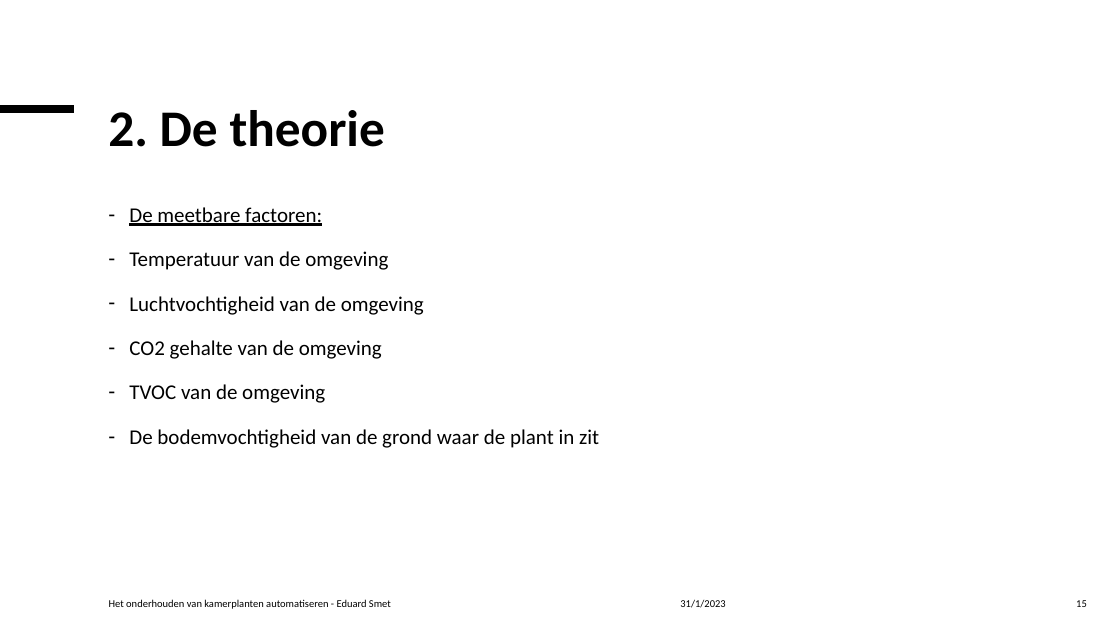
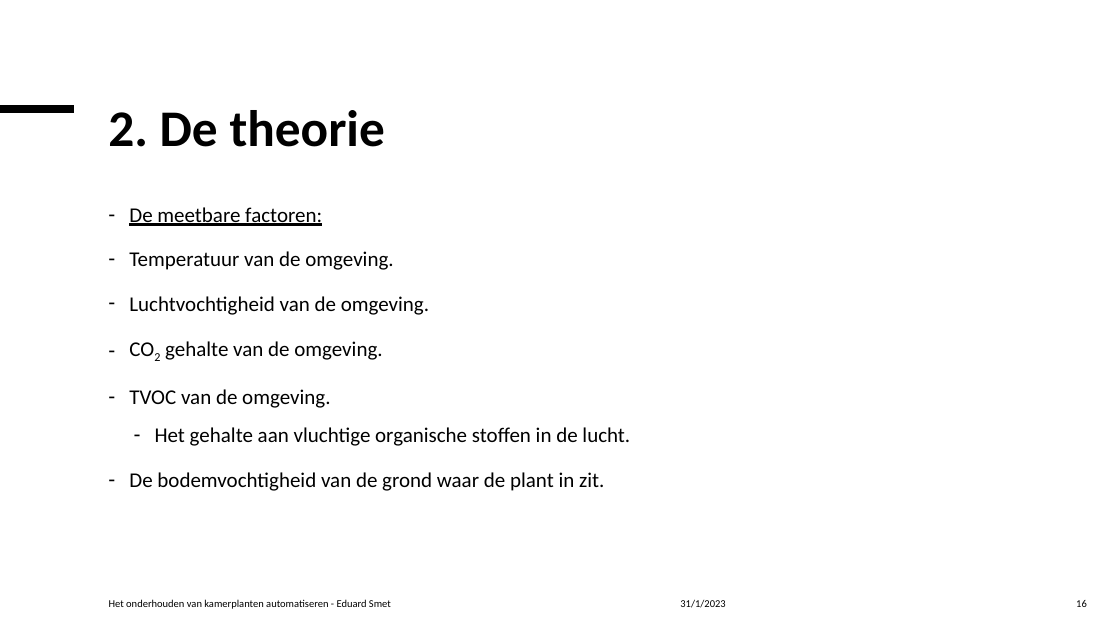
Before and after one commit to Celarye/syfinalproject, a slide deck: slide 16 of FinalProject.pptx (slide 15 before the commit). Drawn at 1120x630 pixels with LibreOffice and Linux fonts; fonts in the diff are those of the drawing. Boxes give left, top, right and bottom in pixels: in the first picture for what was removed or moved away, otherwise in the second. Text is boxed around its words. In the diff, an @@ line names an element or a change of style, - is before the commit and + after.

```diff
--- a/FinalProject.pptx
+++ b/FinalProject.pptx
@@ text at box(129, 251, 630, 491): text changed @@
-– Temperatuur van de omgeving
-– Luchtvochtigheid van de omgeving
-– CO2 gehalte van de omgeving
-– TVOC van de omgeving
-– De bodemvochtigheid van de grond waar de plant in zit
+– Temperatuur van de omgeving.
+– Luchtvochtigheid van de omgeving.
+– CO2 gehalte van de omgeving.
+– TVOC van de omgeving.
+  – Het gehalte aan vluchtige organische stoffen in de lucht.
+– De bodemvochtigheid van de grond waar de plant in zit.
@@ page number at box(1076, 600, 1087, 607): text changed @@
-15
+16
```
Also in this commit, not shown: 20 other slides changed, 4 slides added.
